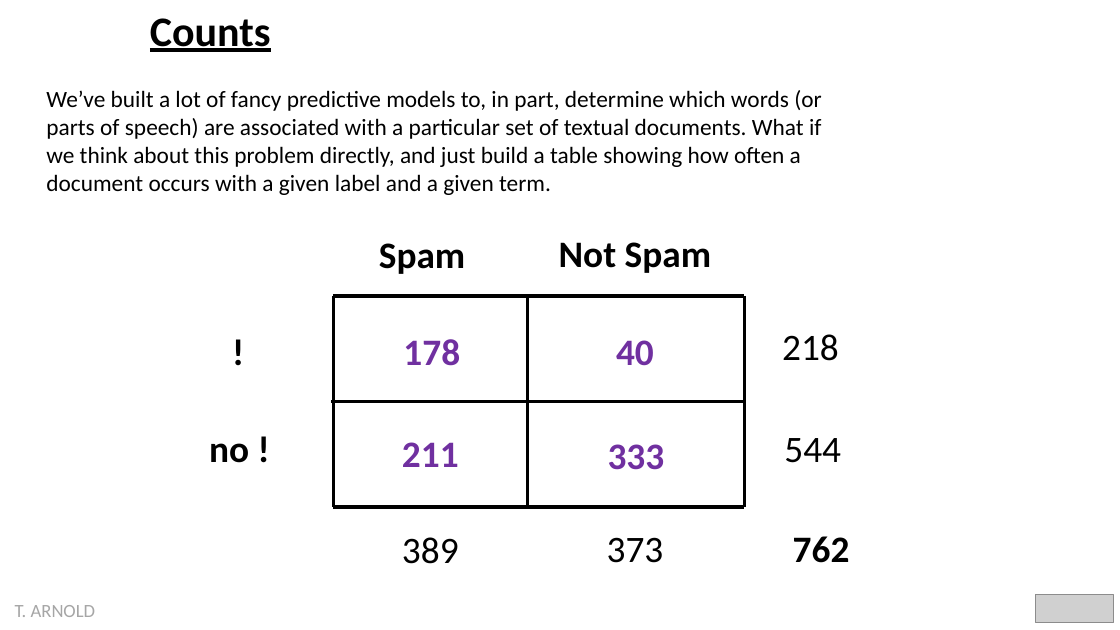
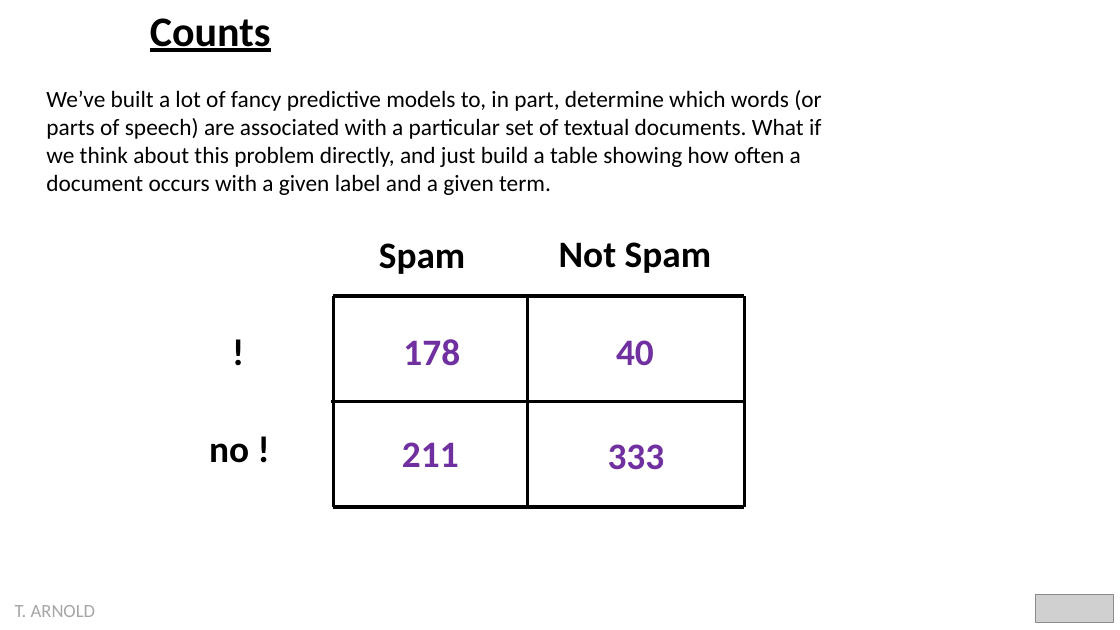
Before and after one commit to statsmaths/dsst389-s22, a slide deck: slide 1 of extra/naive_bayes.pptx. Drawn at 1120x630 pixels with LibreOffice and Linux fonts; fonts in the diff are those of the drawing; grey boxes stand for pictures. Boxes give left, top, right and bottom in pixels: in the first picture for what was removed or moved away, otherwise in the second. Text is boxed around its words. In the diff, an @@ line names an element or a change of style, - is before the commit and + after.

```diff
--- a/extra/naive_bayes.pptx
+++ b/extra/naive_bayes.pptx
@@ text removed at box(782, 334, 839, 361) @@
-218
@@ text removed at box(784, 438, 841, 463) @@
-544
@@ text removed at box(402, 537, 459, 564) @@
-389
@@ text removed at box(607, 537, 664, 563) @@
-373
@@ text removed at box(793, 536, 850, 563) @@
-762
```
Also in this commit, not shown: 2 other slides changed, 1 other file.
